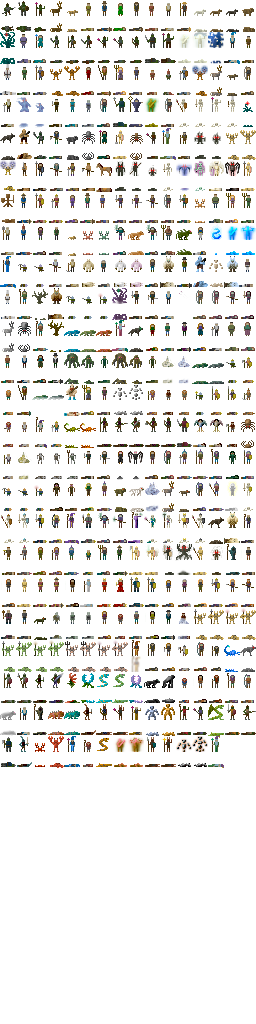
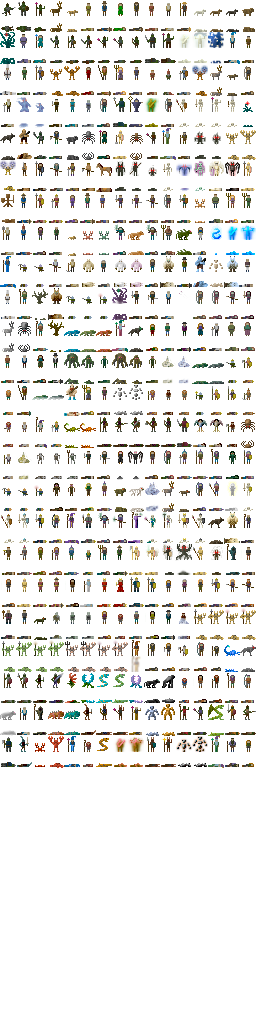
Layers edited between the first and the second w=256, h=1024 image:
painted on "Background" over (225, 738, 254, 767)
